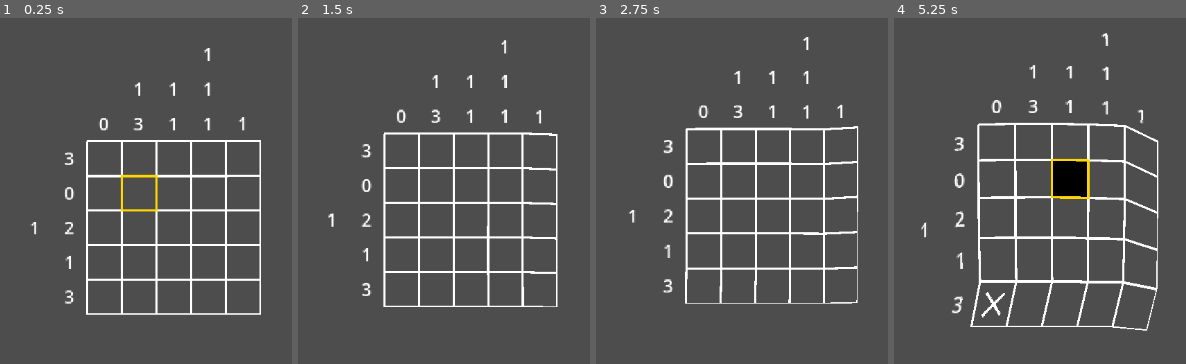
Above: before the commit, frames 1-4 (left to right).
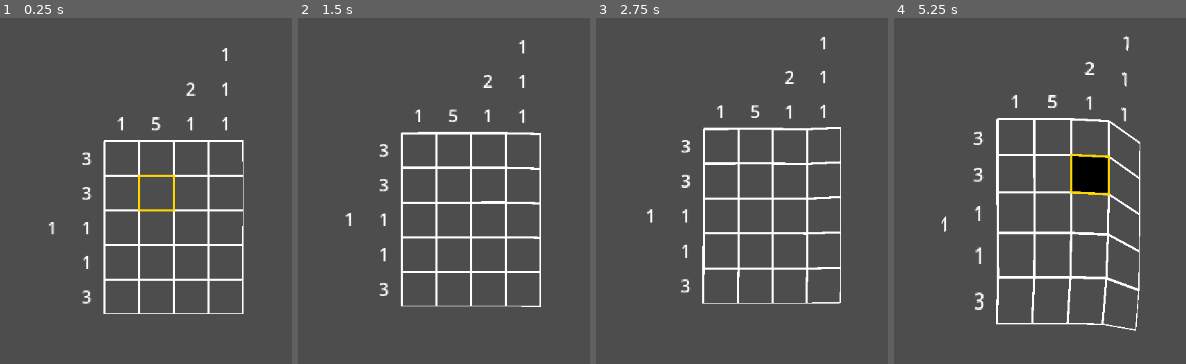
Above: after the commit, the same moments.

Repository: kennethbchen/Medical-Malpicross-Game
Game: Godot game, scene res://scenes/game.tscn
The game is run twice, just before and just after one commit, with the same random seed, the same clock (stepped at 60 frames per second) and the same inputs.
Inputs (mouse positions are in pixels of both pictures, inside the frame that each line leads up to):
- Up to frame 1 (0.25 s): no input
- Up to frame 2 (1.5 s): tap Enter at 0.5 s; move the mouse to (outside the picture) at 0.52 s; press the mouse at (outside the picture) at 0.53 s; move the mouse to (outside the picture) at 1.27 s; release the mouse at (outside the picture) at 1.28 s; right-click (outside the picture) at 1.35 s
- Up to frame 3 (2.75 s): move the mouse to (815, 87) at 2.02 s; press the mouse at (815, 87) at 2.03 s
- Up to frame 4 (5.25 s): move the mouse to (993, 277) at 2.77 s; release the mouse at (993, 277) at 2.78 s; right-click (993, 277) at 2.85 s; move the mouse to (outside the picture) at 3.52 s; press the mouse at (outside the picture) at 3.53 s; move the mouse to (outside the picture) at 4.27 s; release the mouse at (outside the picture) at 4.28 s; right-click (outside the picture) at 4.35 s; move the mouse to (1072, 187) at 5.02 s; press the mouse at (1072, 187) at 5.03 s

The runs differ from the first frame. In frame 1, 6.4% of the frame differs, in the area x 10-90%, y 8-86%; in frame 2, 6.6%; in frame 3, 6.7%; in frame 4, 12%, in the area x 9-91%, y 4-91%.

Commit message:
Fixed issue where hints for puzzles were not correctly created

Diff:
--- a/scenes/game.tscn
+++ b/scenes/game.tscn
@@ -36,6 +36,7 @@
 x_noise = SubResource("FastNoiseLite_u5sy4")
 y_noise = SubResource("FastNoiseLite_gee14")
 noise_speed = 4.0
+hide_fixed = false
 metadata/_edit_group_ = true
 
 [node name="PuzzleViewport" type="SubViewport" parent="PuzzleController"]
--- a/scripts/puzzle_controller.gd
+++ b/scripts/puzzle_controller.gd
@@ -6,12 +6,26 @@
 
 @onready var puzzle_viewport: SubViewport = $PuzzleViewport
 
-var puzzle_string: String = \
-"""0 1 1 1 0
+
+var test_puzzles: Array[String] = [
+	"""0 1 1 1 0
 0 0 0 0 0
 0 1 0 1 1
 0 1 0 0 0
-0 1 1 1 0"""
+0 1 1 1 0""",
+
+"""0 1 1 1 0
+0 0 1 0 0
+0 1 0 1 1""",
+
+"""0 1 1 1
+1 1 1 0
+0 1 0 1
+0 1 0 0
+0 1 1 1"""
+]
+
+var puzzle_string: String = ""
 
 var sim_point_rows: int
 var sim_point_columns: int
@@ -27,6 +41,7 @@
 var selected_cell: Vector2i
 
 func _ready() -> void:
+	puzzle_string = test_puzzles.pick_random()
 
 	puzzle = Puzzle.new(puzzle_string)
 
--- a/scripts/resources/puzzle.gd
+++ b/scripts/resources/puzzle.gd
@@ -202,9 +202,9 @@
 				# convert from board row/col to hint row/col
 
 				# Access rows in reverse order
-				var hint_row_index: int = (board_size.y - input_size.y) - row
-
-				var hint_column_index: int = col - (board_size.x - input_size.x) + 1
+				var hint_row_index: int = (board_size.x - input_size.x) - row - 1
+
+				var hint_column_index: int = col - (board_size.y - input_size.y)
 
 				if hint_row_index >= hints[0][hint_column_index].size():
 					row_data.append(EmptyCell.new())
